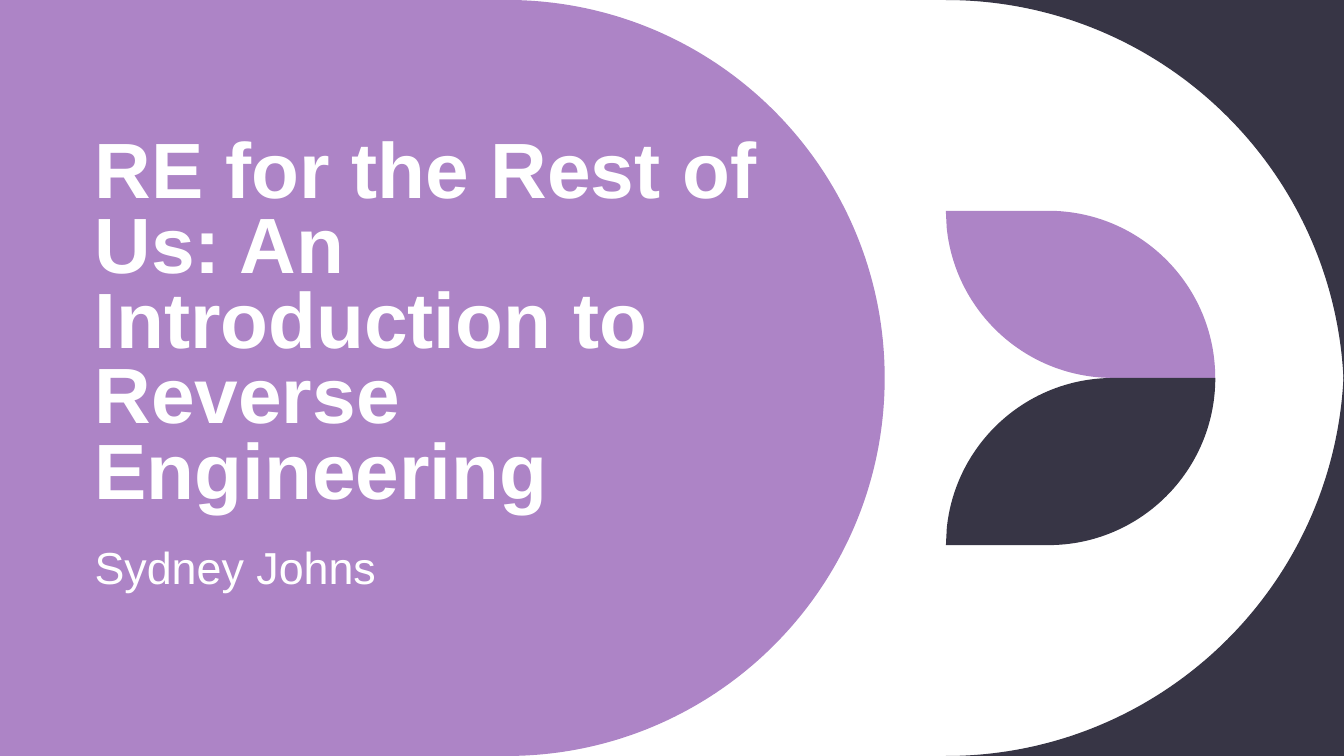
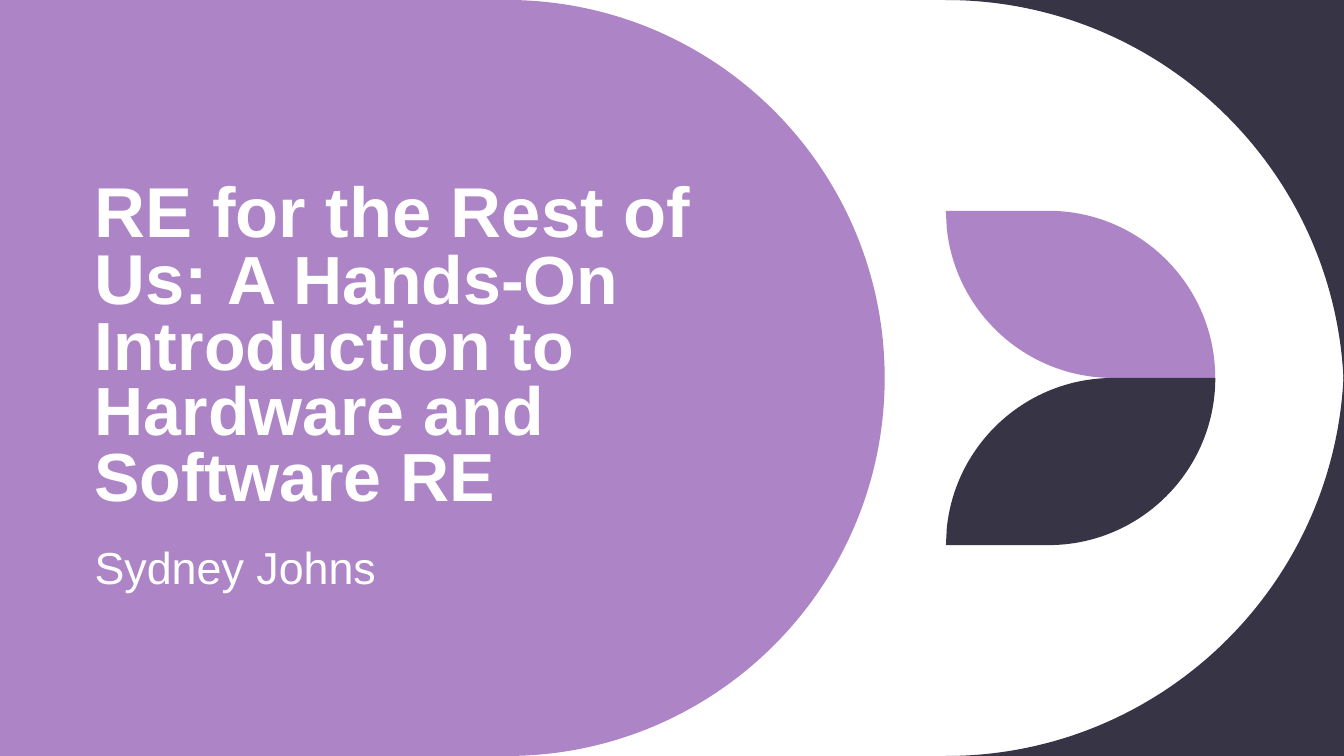
Before and after one commit to syd-kiwi/re-arduino-uno, a slide deck: slide 1 of Presentation/RE for the Rest of Us.pptx. Drawn at 1344x756 pixels with LibreOffice and Linux fonts; fonts in the diff are those of the drawing. Boxes give left, top, right and bottom in pixels: in the first picture for what was removed or moved away, otherwise in the second. Text is boxed around its words. In the diff, an @@ line names an element or a change of style, - is before the commit and + after.

```diff
--- a/Presentation/RE for the Rest of Us.pptx
+++ b/Presentation/RE for the Rest of Us.pptx
@@ title at <box>95,186,690,502</box>: text changed; size 56 to 48.6 pt @@
-RE for the Rest of Us: An Introduction to Reverse Engineering
+RE for the Rest of Us: A Hands-On Introduction to Hardware and Software RE
```
Also in this commit, not shown: 15 other slides changed, 1 slide added, 1 slide removed.
